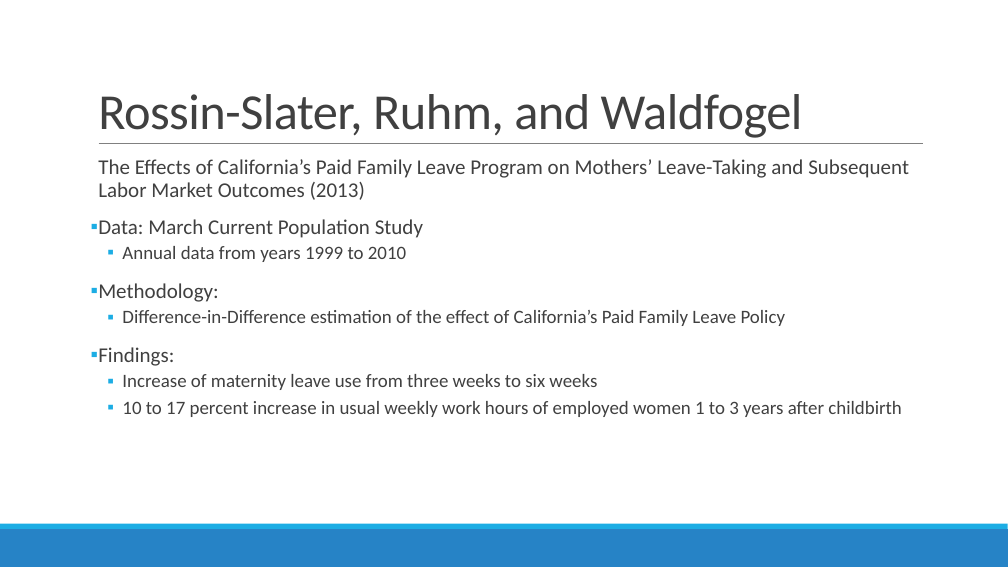
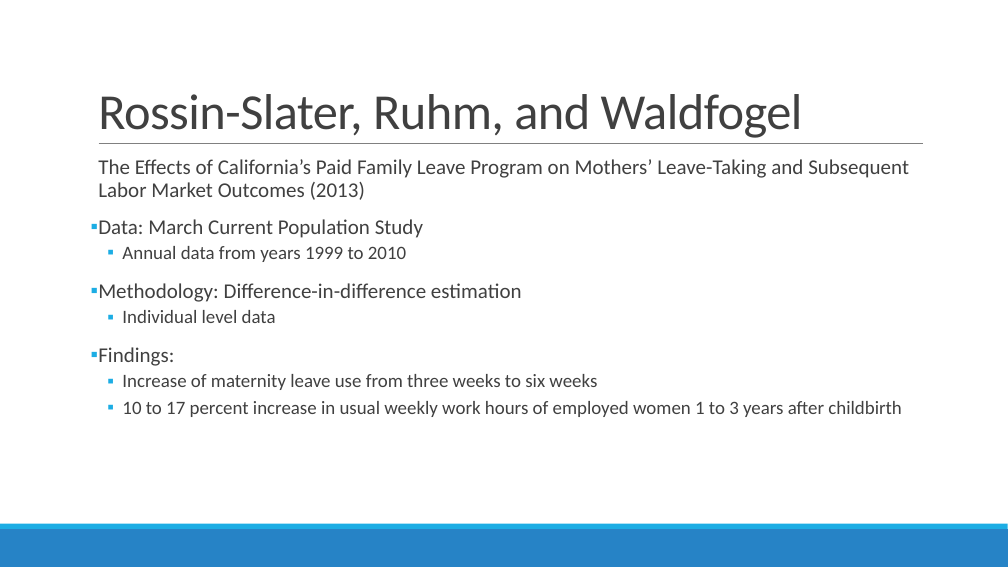
Before and after one commit to alexgoldsmith/Thesis, a slide deck: slide 6 of Thesis.pptx (slide 5 before the commit). Drawn at 1008x567 pixels with LibreOffice and Linux fonts; fonts in the diff are those of the drawing. Boxes give left, top, right and bottom in pixels: in the first picture for what was removed or moved away, otherwise in the second. Text is boxed around its words. In the diff, an @@ line names an element or a change of style, - is before the commit and + after.

```diff
--- a/Thesis.pptx
+++ b/Thesis.pptx
@@ text at [98, 283, 522, 323]: text changed; size 18 to 20 pt @@
-▪ Methodology:
-  ▪ Difference-in-Difference estimation of the effect of California’s Paid Family Leave Policy
+▪ Methodology: Difference-in-difference estimation
+  ▪ Individual level data
```
Also in this commit, not shown: 1 other slide changed, 2 slides added, 1 other file.
